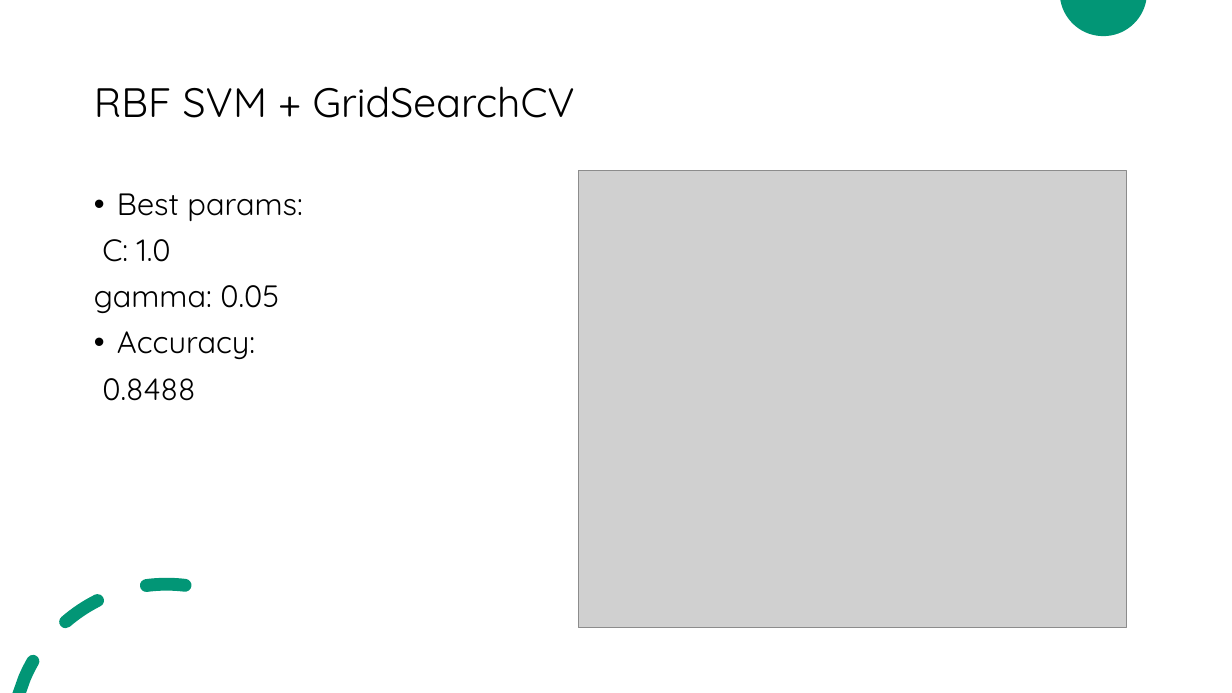
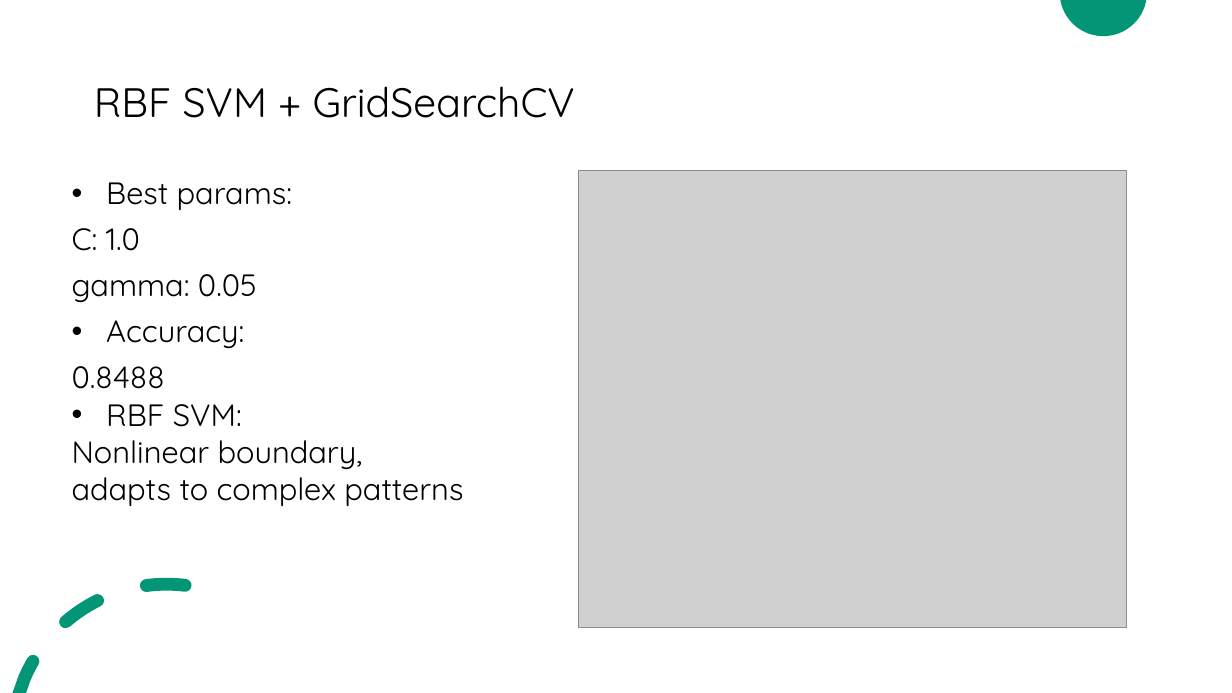
Before and after one commit to coaluh/ML_Project, a slide deck: slide 16 of Project_1/Group_5_Project1_Presentation.pptx (slide 12 before the commit). Drawn at 1232x693 pixels with LibreOffice and Linux fonts; fonts in the diff are those of the drawing; grey boxes stand for pictures. Boxes give left, top, right and bottom in pixels: in the first picture for what was removed or moved away, otherwise in the second. Text is boxed around its words. In the diff, an @@ line names an element or a change of style, - is before the commit and + after.

```diff
--- a/Project_1/Group_5_Project1_Presentation.pptx
+++ b/Project_1/Group_5_Project1_Presentation.pptx
@@ text "Best params:": place and size @@
-text "Best params:" at (94,193,302,401)
+text "Best params:" at (72,182,463,506)
@@ text at (106,182,292,348): indent changed @@
@@ text at (72,404,463,506): paragraphs added @@
+• RBF SVM:
+Nonlinear boundary,
+adapts to complex patterns
```
Also in this commit, not shown: 2 other slides changed, 1 slide removed.
